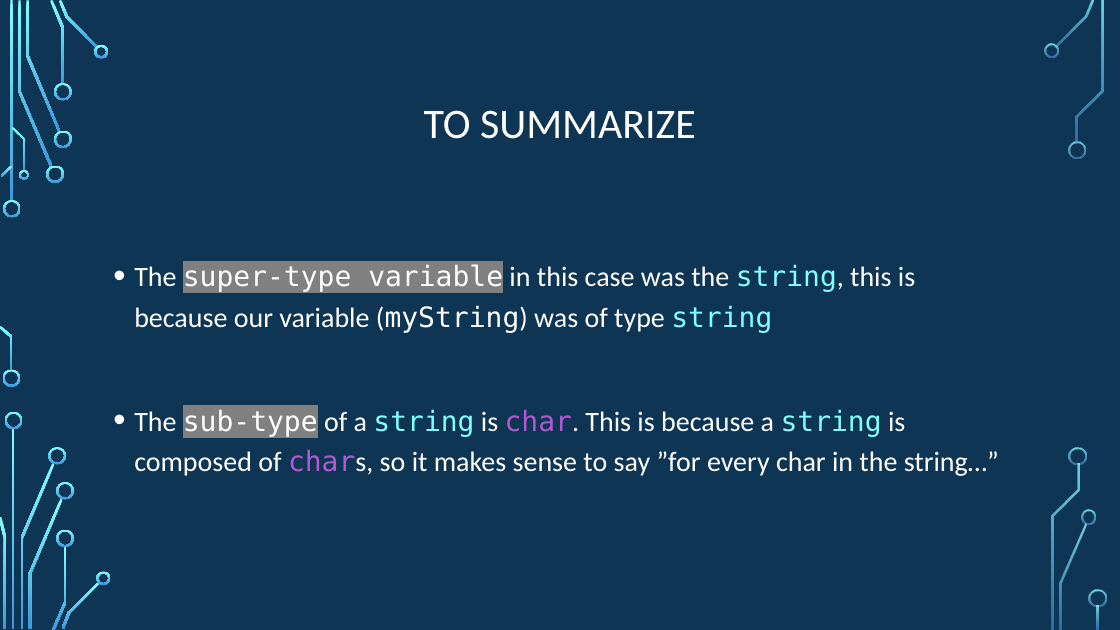
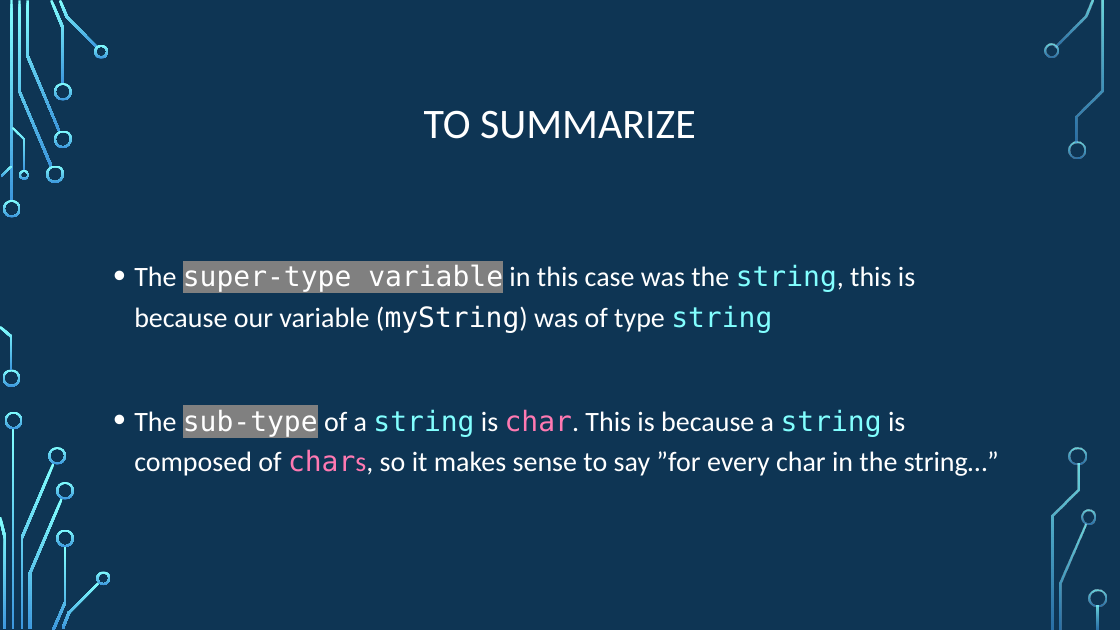
Before and after one commit to psypdt/ZIS_C-_Summer_Course_2019, a slide deck: slide 40 of Day_3/Day_3.pptx. Drawn at 1120x630 pixels with LibreOffice and Linux fonts; fonts in the diff are those of the drawing; background and template pictures are left out. Boxes give left, top, right and bottom in pixels: in the first picture for what was removed or moved away, otherwise in the second. Text is boxed around its words. In the diff, an @@ line names an element or a change of style, - is before the commit and + after.

```diff
--- a/Day_3/Day_3.pptx
+++ b/Day_3/Day_3.pptx
@@ text at (134, 409, 999, 476): text colour #B258D3 to #FF79B2 in "char. chars,"; text colour #FFFFFF to #FF79B2 in "chars," @@
```
Also in this commit, not shown: 22 other slides changed, 4 slides added.
